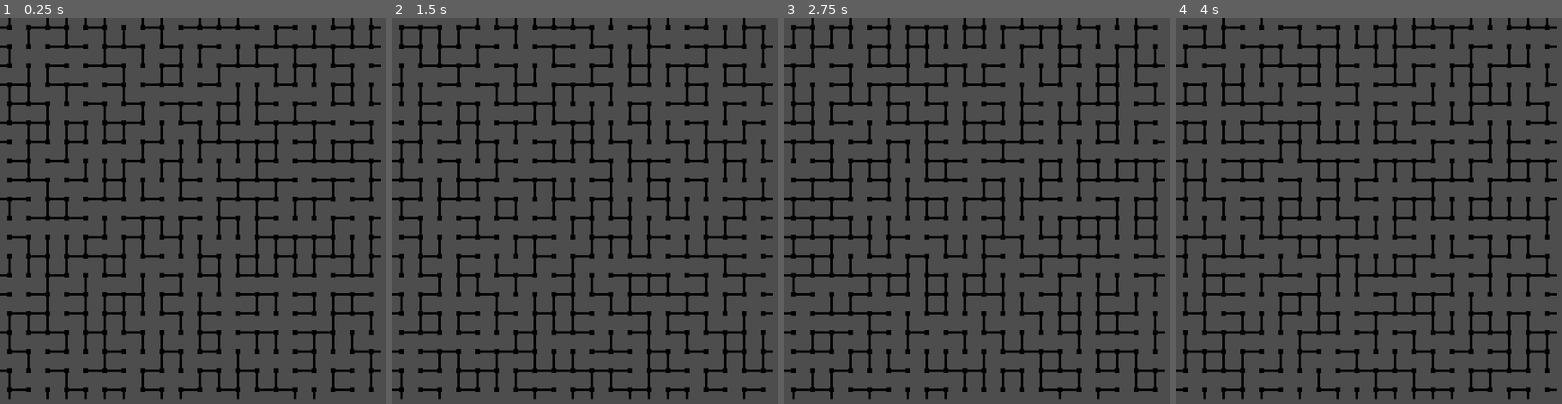
Above: before the commit, frames 1-4 (left to right).
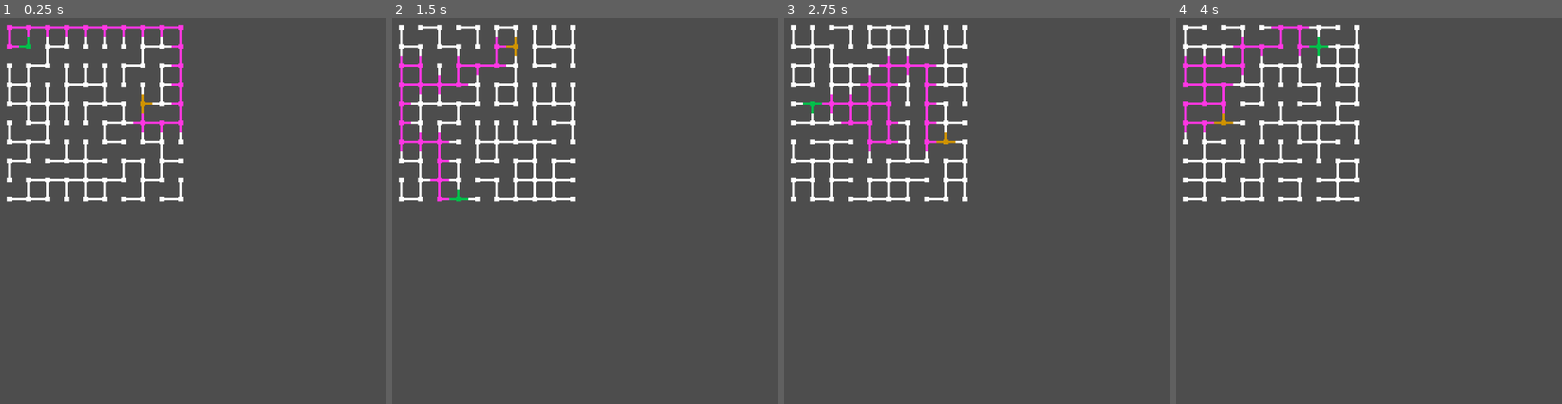
Above: after the commit, the same moments.

Repository: basti075/WFC_Test
Game: Godot game, scene res://Scenes/Tilemap.tscn
The game is run twice, just before and just after one commit, with the same random seed, the same clock (stepped at 60 frames per second) and the same inputs. The project has no main scene, so this scene is started directly.
Inputs:
- Up to frame 1 (0.25 s): no input
- Up to frame 2 (1.5 s): tap Enter at 0.5 s; hold R (Refresh) 0.53-1.28 s; tap Space at 1.25 s; tap R (Refresh) at 1.35 s
- Up to frame 3 (2.75 s): tap Enter at 2 s; hold R (Refresh) from 2.03 s (still down)
- Up to frame 4 (4 s): tap Space at 2.75 s; release R (Refresh) at 2.78 s; tap R (Refresh) at 2.85 s; tap Enter at 3.5 s; hold R (Refresh) from 3.53 s (still down)

The runs differ from the first frame. In frame 1, 18% of the frame differs, in the area x 0-99%, y 0-99%; in frame 2, 18%; in frame 3, 19%; in frame 4, 19%.

Commit message:
Add Random Walk constraint

Diff:
--- a/wfc/Scenes/Tilemap.tscn
+++ b/wfc/Scenes/Tilemap.tscn
@@ -1,34 +1,153 @@
 [gd_scene format=3 uid="uid://bi8ceqhesgw5f"]
 
-[ext_resource type="Texture2D" uid="uid://de51gwwhom5j6" path="res://Resources/WFC_tileset.png" id="1_mvff8"]
+[ext_resource type="Texture2D" uid="uid://bri32whi652ru" path="res://Resources/WFC_tileset.png" id="1_mvff8"]
 [ext_resource type="Script" uid="uid://bffvt3550m0iv" path="res://Scripts/wfc_test.gd" id="1_yuykf"]
 
-[sub_resource type="TileSetAtlasSource" id="TileSetAtlasSource_mvff8"]
+[sub_resource type="TileSetAtlasSource" id="TileSetAtlasSource_yuykf"]
 texture = ExtResource("1_mvff8")
 texture_region_size = Vector2i(160, 160)
+3:3/0 = 0
+4:3/0 = 0
+5:3/0 = 0
+6:3/0 = 0
+3:4/0 = 0
+4:4/0 = 0
+5:4/0 = 0
+6:4/0 = 0
+7:4/0 = 0
+8:4/0 = 0
+9:4/0 = 0
+3:5/0 = 0
+4:5/0 = 0
+5:5/0 = 0
+6:5/0 = 0
+7:5/0 = 0
+8:5/0 = 0
+9:5/0 = 0
+3:6/0 = 0
+4:6/0 = 0
+5:6/0 = 0
+6:6/0 = 0
+4:7/0 = 0
+5:7/0 = 0
+4:8/0 = 0
+5:8/0 = 0
+4:9/0 = 0
+5:9/0 = 0
+0:0/next_alternative_id = 4
 0:0/0 = 0
+0:0/1 = 1
+0:0/1/modulate = Color(0.9999998, 0.21362916, 0.8884523, 1)
+0:0/2 = 2
+0:0/2/modulate = Color(0, 0.75131655, 0.28858966, 1)
+0:0/3 = 3
+0:0/3/modulate = Color(0.8138272, 0.57630074, 0, 1)
+1:0/next_alternative_id = 4
 1:0/0 = 0
+1:0/1 = 1
+1:0/1/modulate = Color(0.9999998, 0.21362916, 0.8884523, 1)
+1:0/2 = 2
+1:0/2/modulate = Color(0, 0.75131655, 0.28858966, 1)
+1:0/3 = 3
+1:0/3/modulate = Color(0.8138272, 0.57630074, 0, 1)
+1:1/next_alternative_id = 4
+1:1/0 = 0
+1:1/1 = 1
+1:1/1/modulate = Color(0.9999998, 0.21362916, 0.8884523, 1)
+1:1/2 = 2
+1:1/2/modulate = Color(0, 0.75131655, 0.28858966, 1)
+1:1/3 = 3
+1:1/3/modulate = Color(0.8138272, 0.57630074, 0, 1)
+0:1/next_alternative_id = 4
+0:1/0 = 0
+0:1/1 = 1
+0:1/1/modulate = Color(0.9999998, 0.21362916, 0.8884523, 1)
+0:1/2 = 2
+0:1/2/modulate = Color(0, 0.75131655, 0.28858966, 1)
+0:1/3 = 3
+0:1/3/modulate = Color(0.8138272, 0.57630074, 0, 1)
+2:0/next_alternative_id = 4
 2:0/0 = 0
+2:0/1 = 1
+2:0/1/modulate = Color(0.9999998, 0.21362916, 0.8884523, 1)
+2:0/2 = 2
+2:0/2/modulate = Color(0, 0.75131655, 0.28858966, 1)
+2:0/3 = 3
+2:0/3/modulate = Color(0.8138272, 0.57630074, 0, 1)
+3:0/next_alternative_id = 4
 3:0/0 = 0
+3:0/1 = 1
+3:0/1/modulate = Color(0.9999998, 0.21362916, 0.8884523, 1)
+3:0/2 = 2
+3:0/2/modulate = Color(0, 0.75131655, 0.28858966, 1)
+3:0/3 = 3
+3:0/3/modulate = Color(0.8138272, 0.57630074, 0, 1)
+4:0/next_alternative_id = 4
 4:0/0 = 0
+4:0/1 = 1
+4:0/1/modulate = Color(0.9999998, 0.21362916, 0.8884523, 1)
+4:0/2 = 2
+4:0/2/modulate = Color(0, 0.75131655, 0.28858966, 1)
+4:0/3 = 3
+4:0/3/modulate = Color(0.8138272, 0.57630074, 0, 1)
+4:1/next_alternative_id = 4
+4:1/0 = 0
+4:1/1 = 1
+4:1/1/modulate = Color(0.9999998, 0.21362916, 0.8884523, 1)
+4:1/2 = 2
+4:1/2/modulate = Color(0, 0.75131655, 0.28858966, 1)
+4:1/3 = 3
+4:1/3/modulate = Color(0.8138272, 0.57630074, 0, 1)
+5:1/next_alternative_id = 4
+5:1/0 = 0
+5:1/1 = 1
+5:1/1/modulate = Color(0.9999998, 0.21362916, 0.8884523, 1)
+5:1/2 = 2
+5:1/2/modulate = Color(0, 0.75131655, 0.28858966, 1)
+5:1/3 = 3
+5:1/3/modulate = Color(0.8138272, 0.57630074, 0, 1)
+5:0/next_alternative_id = 4
 5:0/0 = 0
+5:0/1 = 1
+5:0/1/modulate = Color(0.9999998, 0.21362916, 0.8884523, 1)
+5:0/2 = 2
+5:0/2/modulate = Color(0, 0.75131655, 0.28858966, 1)
+5:0/3 = 3
+5:0/3/modulate = Color(0.8138272, 0.57630074, 0, 1)
+6:0/next_alternative_id = 4
 6:0/0 = 0
-0:1/0 = 0
-1:1/0 = 0
-4:1/0 = 0
-5:1/0 = 0
+6:0/1 = 1
+6:0/1/modulate = Color(0.9999998, 0.21362916, 0.8884523, 1)
+6:0/2 = 2
+6:0/2/modulate = Color(0, 0.75131655, 0.28858966, 1)
+6:0/3 = 3
+6:0/3/modulate = Color(0.8138272, 0.57630074, 0, 1)
+7:0/next_alternative_id = 4
+7:0/0 = 0
+7:0/1 = 1
+7:0/1/modulate = Color(0.9999998, 0.21362916, 0.8884523, 1)
+7:0/2 = 2
+7:0/2/modulate = Color(0, 0.75131655, 0.28858966, 1)
+7:0/3 = 3
+7:0/3/modulate = Color(0.8138272, 0.57630074, 0, 1)
+6:1/next_alternative_id = 4
 6:1/0 = 0
+6:1/1 = 1
+6:1/1/modulate = Color(0.9999998, 0.21362916, 0.8884523, 1)
+6:1/2 = 2
+6:1/2/modulate = Color(0, 0.75131655, 0.28858966, 1)
+6:1/3 = 3
+6:1/3/modulate = Color(0.8138272, 0.57630074, 0, 1)
 
-[sub_resource type="TileSet" id="TileSet_yuykf"]
+[sub_resource type="TileSet" id="TileSet_inawv"]
 tile_size = Vector2i(160, 160)
-sources/0 = SubResource("TileSetAtlasSource_mvff8")
+sources/0 = SubResource("TileSetAtlasSource_yuykf")
 
 [node name="Node2D" type="Node2D" unique_id=1009944840 node_paths=PackedStringArray("map_layer")]
 scale = Vector2(0.2, 0.2)
 script = ExtResource("1_yuykf")
 map_layer = NodePath("TileMapLayer")
-WIDTH = 20
-HEIGHT = 20
+min_length = 15
 
 [node name="TileMapLayer" type="TileMapLayer" parent="." unique_id=702362553]
-tile_set = SubResource("TileSet_yuykf")
+tile_set = SubResource("TileSet_inawv")
--- /dev/null
+++ b/wfc/Scripts/RandomWalk.gd
@@ -0,0 +1,187 @@
+# RandomWalkConstraint.gd
+# Godot 4.x
+
+class_name RandomWalkConstraint
+extends RefCounted
+
+const DIRS := [
+	Vector2i.RIGHT,
+	Vector2i.LEFT,
+	Vector2i.DOWN,
+	Vector2i.UP,
+]
+
+const DIR_NAME := {
+	Vector2i.RIGHT: "right",
+	Vector2i.LEFT: "left",
+	Vector2i.DOWN: "down",
+	Vector2i.UP: "up",
+}
+
+const OPPOSITE := {
+	"right": "left",
+	"left": "right",
+	"down": "up",
+	"up": "down",
+}
+
+func generate(
+	grid_size: Vector2i,
+	step_count: int,
+	seed: int,
+	min_length: int,
+	max_restarts: int
+) -> Dictionary:
+	var rng := RandomNumberGenerator.new()
+	rng.seed = seed
+
+	for _attempt in range(max_restarts):
+		var start := Vector2i(
+			rng.randi_range(0, grid_size.x - 1),
+			rng.randi_range(0, grid_size.y - 1)
+		)
+
+		var path := _walk_once(start, grid_size, step_count, rng)
+
+		if path.size() < min_length:
+			continue
+
+		var end: Vector2i = path[path.size() - 1]
+
+
+		var start_left := start.x < grid_size.x / 2
+		var end_left := end.x < grid_size.x / 2
+
+		if start_left == end_left:
+			continue
+
+		if abs(start.x - end.x) + abs(start.y - end.y) < 6:
+			continue
+
+		return {
+				"start": start,
+				"end": end,
+				"path": path,
+				"flags": _build_flags(path),
+				"required": build_required_connections(path),
+			}
+
+	return {}
+
+
+func _walk_once(
+	start: Vector2i,
+	grid_size: Vector2i,
+	step_count: int,
+	rng: RandomNumberGenerator
+) -> Array[Vector2i]:
+	var path: Array[Vector2i] = [start]
+	var visited := {start: true}
+
+	for _i in range(step_count - 1):
+		var current: Vector2i = path[path.size() - 1]
+		var options: Array[Vector2i] = []
+
+		for dir: Vector2i in DIRS:
+			var next := current + dir
+			if not _in_bounds(next, grid_size):
+				continue
+			if visited.has(next):
+				continue
+			options.append(next)
+
+		if options.is_empty():
+			break
+
+		var chosen := options[rng.randi_range(0, options.size() - 1)]
+		path.append(chosen)
+		visited[chosen] = true
+
+	return path
+
+
+func _build_flags(path: Array[Vector2i]) -> Dictionary:
+	var flags := {}
+
+	if path.is_empty():
+		return flags
+
+	flags[path[0]] = "start"
+
+	for i in range(1, path.size() - 1):
+		flags[path[i]] = "path"
+
+	flags[path[path.size() - 1]] = "end"
+	return flags
+
+
+func build_required_connections(path: Array[Vector2i]) -> Dictionary:
+	# Returns:
+	# {
+	#   Vector2i(4, 7): {"N": false, "E": true, "S": false, "W": false},
+	#   Vector2i(5, 7): {"N": false, "E": true, "S": false, "W": true},
+	#   ...
+	# }
+	var required := {}
+
+	for cell in path:
+		required[cell] = {
+			"up": false,
+			"down": false,
+			"left": false,
+			"right": false,
+		}
+
+	for i in range(path.size() - 1):
+		var a: Vector2i = path[i]
+		var b: Vector2i = path[i + 1]
+		var delta := b - a
+		var dir: String = DIR_NAME.get(delta, "")
+		var opp: String = OPPOSITE.get(dir, "")
+
+		required[a][dir] = true
+		required[b][opp] = true
+
+	return required
+
+
+func tile_satisfies_constraint(
+	tile_connections: Dictionary,
+	required_connections: Dictionary,
+	exact_match: bool = false
+) -> bool:
+	# tile_connections example:
+	# {"N": false, "E": true, "S": true, "W": false}
+	#
+	# exact_match = false:
+	#   tile may have extra exits beyond the required path
+	# exact_match = true:
+	#   tile must match exactly
+	for key in ["up", "left", "down", "right"]:
+		if required_connections[key] and not tile_connections[key]:
+			return false
+
+		if exact_match and tile_connections[key] != required_connections[key]:
+			return false
+
+	return true
+
+
+func debug_paint_path(
+	layer: TileMapLayer,
+	path: Array[Vector2i],
+	source_id: int,
+	atlas_coords: Vector2i,
+	alternative_tile: int = 0
+) -> void:
+	for cell in path:
+		layer.set_cell(cell, source_id, atlas_coords, alternative_tile)
+
+
+func _in_bounds(cell: Vector2i, grid_size: Vector2i) -> bool:
+	return (
+		cell.x >= 0
+		and cell.y >= 0
+		and cell.x < grid_size.x
+		and cell.y < grid_size.y
+	)
--- a/wfc/Scripts/wfc_test.gd
+++ b/wfc/Scripts/wfc_test.gd
@@ -4,9 +4,25 @@
 @export var WIDTH := 10
 @export var HEIGHT := 10
 
+@export var step_count := 20
+@export var min_length := 10
+
+var walk_required: Dictionary = {}
+var walk_flags: Dictionary = {}
+var walk_path: Array[Vector2i] = []
+var exact_path := false
+
+var start_pos: Vector2i = Vector2i.ZERO
+var end_pos: Vector2i = Vector2i.ZERO
+
 var restart_count := 0
 
-const ALL_TILES := [0, 1, 2, 3, 4, 5, 6, 7, 8, 9, 10, 11]
+const ALL_TILES := [0, 1, 2, 3, 4, 5, 6, 7, 8, 9, 10, 11, 12]
+
+const ALT_NORMAL := 0
+const ALT_PATH := 1
+const ALT_START := 2
+const ALT_END := 3
 
 const TILE_TO_ATLAS := {
 	0: {"source_id": 0, "atlas": Vector2i(0,0), "alt": 0},
@@ -21,6 +37,19 @@
 	9: {"source_id": 0, "atlas": Vector2i(4,1), "alt": 0},
 	10: {"source_id": 0, "atlas": Vector2i(5,1), "alt": 0},
 	11: {"source_id": 0, "atlas": Vector2i(6,1), "alt": 0},
+	#12: {"source_id": 0, "atlas": Vector2i(0,2), "alt": 0},
+	#13: {"source_id": 0, "atlas": Vector2i(1,2), "alt": 0},
+	#14: {"source_id": 0, "atlas": Vector2i(2,2), "alt": 0},
+	#15: {"source_id": 0, "atlas": Vector2i(3,2), "alt": 0},
+	#16: {"source_id": 0, "atlas": Vector2i(4,2), "alt": 0},
+	#17: {"source_id": 0, "atlas": Vector2i(5,2), "alt": 0},
+	#18: {"source_id": 0, "atlas": Vector2i(6,2), "alt": 0},
+	#19: {"source_id": 0, "atlas": Vector2i(0,3), "alt": 0},
+	#20: {"source_id": 0, "atlas": Vector2i(1,3), "alt": 0},
+	#21: {"source_id": 0, "atlas": Vector2i(4,3), "alt": 0},
+	#22: {"source_id": 0, "atlas": Vector2i(5,3), "alt": 0},
+	#23: {"source_id": 0, "atlas": Vector2i(6,3), "alt": 0},
+	12: {"source_id": 0, "atlas": Vector2i(7,0), "alt": 0},
 }
 
 const DIRS := {
@@ -50,6 +79,19 @@
 	9: {"up": "b", "down": "x", "right": "x", "left": "x"},
 	10: {"up": "a", "down": "a", "right": "x", "left": "a"},
 	11: {"up": "a", "down": "a", "right": "a", "left": "x"},
+	#12: {"up": "x", "down": "a", "right": "a", "left": "x"},
+	#13: {"up": "x", "down": "a", "right": "x", "left": "a"},
+	#14: {"up": "x", "down": "x", "right": "b", "left": "x"},
+	#15: {"up": "x", "down": "x", "right": "x", "left": "b"},
+	#16: {"up": "x", "down": "b", "right": "x", "left": "x"},
+	#17: {"up": "x", "down": "a", "right": "a", "left": "a"},
+	#18: {"up": "a", "down": "x", "right": "a", "left": "a"},
+	#19: {"up": "a", "down": "x", "right": "a", "left": "x"},
+	#20: {"up": "a", "down": "x", "right": "x", "left": "a"},
+	#21: {"up": "b", "down": "x", "right": "x", "left": "x"},
+	#22: {"up": "a", "down": "a", "right": "x", "left": "a"},
+	#23: {"up": "a", "down": "a", "right": "a", "left": "x"},
+	12: {"up": "a", "down": "a", "right": "a", "left": "a"},
 }
 
 const SOCKET_OK: Dictionary = {
@@ -62,14 +104,44 @@
 var cells := {}
 
 func _ready() -> void:
+	restart_count = 0
 	print("ready")
 	rng.randomize()
+
+	var walker := RandomWalkConstraint.new()
+	var result : Dictionary = walker.generate(Vector2i(WIDTH, HEIGHT), step_count, rng.randi(), min_length, 64)
+
+	if result.is_empty():
+		push_error("random walk failed")
+		return
+
+	walk_required = result.get("required", {})
+	walk_flags = result.get("flags", {})
+	walk_path = result.get("path", [])
+	start_pos = result.get("start", Vector2i.ZERO)
+	end_pos = result.get("end", Vector2i.ZERO)
+
 	generate()
 
 func _input(event):
 	if event.is_action_pressed("Refresh"):
 		print("refresh")
+		restart_count = 0
 		rng.randomize()
+
+		var walker := RandomWalkConstraint.new()
+		var result : Dictionary = walker.generate(Vector2i(WIDTH, HEIGHT), step_count, rng.randi(), min_length, 64)
+
+		if result.is_empty():
+			push_error("random walk failed")
+			return
+
+		walk_required = result.get("required", {})
+		walk_flags = result.get("flags", {})
+		walk_path = result.get("path", [])
+		start_pos = result.get("start", Vector2i.ZERO)
+		end_pos = result.get("end", Vector2i.ZERO)
+
 		generate()
 
 func generate() -> void:
@@ -93,7 +165,21 @@
 	cells.clear()
 	for y in range(HEIGHT):
 		for x in range(WIDTH):
-			cells[Vector2i(x,y)] = ALL_TILES.duplicate()
+			var pos := Vector2i(x, y)
+			var options: Array = []
+
+			for tile_id in range(open.size()):
+				if not is_tile_allowed_at_position(tile_id, pos):
+					continue
+
+				if walk_required.has(pos):
+					var required_dirs: Dictionary = walk_required[pos]
+					if not tile_matches_walk_constraint(tile_id, required_dirs, exact_path):
+						continue
+
+				options.append(tile_id)
+
+			cells[pos] = options
 
 func find_lowest_entropy_cell():
 	var best_pos = null
@@ -174,9 +260,50 @@
 			var tile_id: int = cells[pos][0]
 			var tile_info = TILE_TO_ATLAS[tile_id]
 
+			var alt := ALT_NORMAL
+
+			if pos == start_pos:
+				alt = ALT_START
+			elif pos == end_pos:
+				alt = ALT_END
+			elif walk_flags.has(pos):
+				alt = ALT_PATH
+
+
 			map_layer.set_cell(
 				pos,
 				tile_info["source_id"],
 				tile_info["atlas"],
-				tile_info["alt"]
+				alt
 			)
+
+
+func is_tile_allowed_at_position(tile_id: int, pos: Vector2i) -> bool:
+	var s = open[tile_id]
+
+	if pos.y == 0 and s["up"] != "x":
+		return false
+	if pos.y == HEIGHT - 1 and s["down"] != "x":
+		return false
+	if pos.x == 0 and s["left"] != "x":
+		return false
+	if pos.x == WIDTH - 1 and s["right"] != "x":
+		return false
+
+	return true
+
+
+func tile_matches_walk_constraint(tile_id: int, required_dirs: Dictionary, exact_match: bool = false) -> bool:
+	var sockets: Dictionary = open[tile_id]
+
+	for dir_name in DIRS.keys():
+		var must_be_open: bool = required_dirs.get(dir_name, false)
+		var is_open: bool = sockets[dir_name] == "a"
+
+		if must_be_open and not is_open:
+			return false
+
+		if exact_match and (must_be_open != is_open):
+			return false
+
+	return true
Binary file changed: wfc/Resources/WFC_tileset.png
Not shown, changed: wfc/Resources/WFC_tileset.png.import
Not shown, added: wfc/Scripts/RandomWalk.gd.uid
